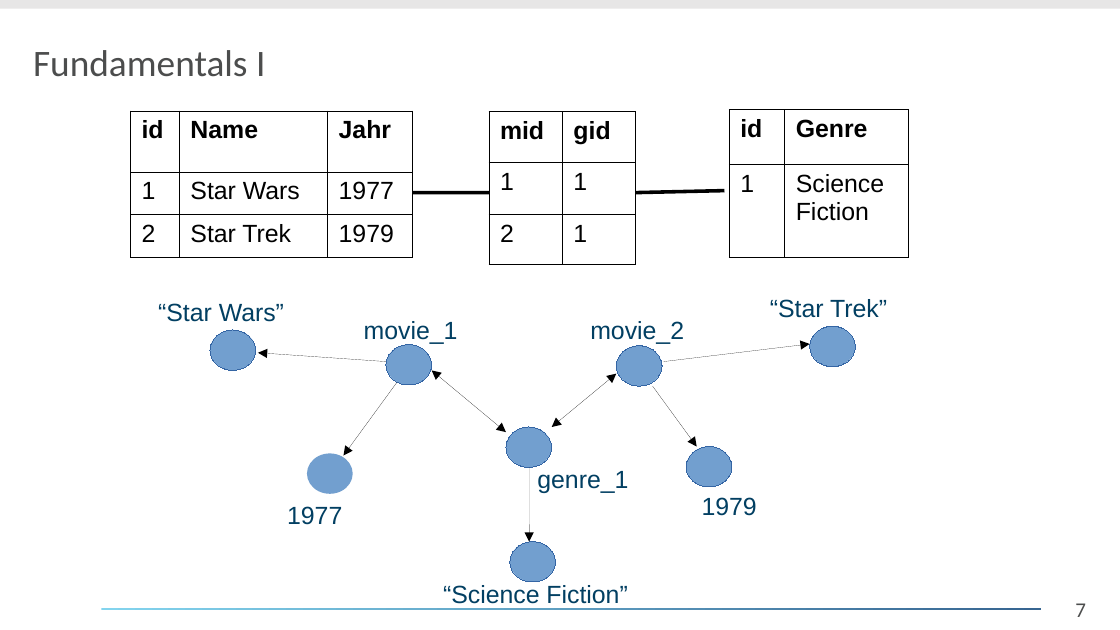
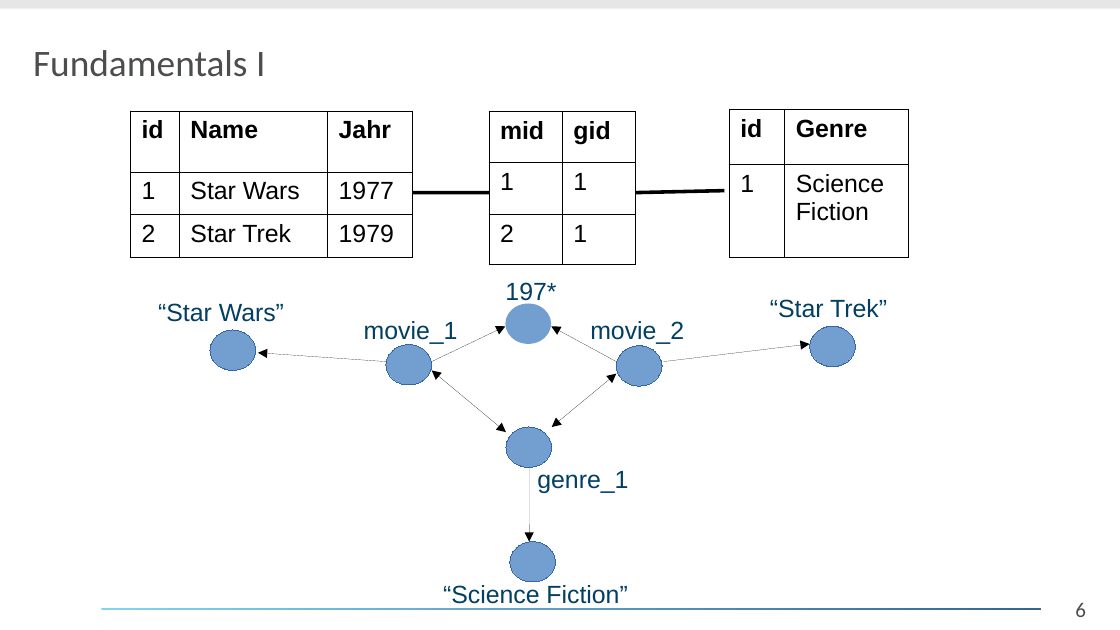
Before and after one commit to daelmo/DB2GraphGenerator, a slide deck: slide 6 of presentation/Analyse_eines_Forschungsthemas.odp (slide 7 before the commit). Drawn at 1120x630 pixels with LibreOffice and Linux fonts; fonts in the diff are those of the drawing; background and template pictures are left out. Boxes give left, top, right and bottom in pixels: in the first picture for what was removed or moved away, otherwise in the second. Text is boxed around its words. In the diff, an @@ line names an element or a change of style, - is before the commit and + after.

```diff
--- a/presentation/Analyse_eines_Forschungsthemas.odp
+++ b/presentation/Analyse_eines_Forschungsthemas.odp
@@ text added at (505, 282, 556, 306), 16 pt, text #023F62 @@
+197*
@@ arrow added from (431, 362) to (505, 326), #000000 0 pt @@
@@ ellipse: place and size @@
-ellipse at (307, 454, 353, 494)
+ellipse at (505, 304, 551, 344)
@@ arrow moved from (653, 386) - (697, 447) to (616, 362) - (551, 326) @@
@@ arrow removed from (396, 382) to (344, 456) @@
@@ ellipse removed at (687, 447, 732, 487) @@
@@ text removed at (287, 506, 342, 525) @@
-1977
@@ text removed at (702, 497, 757, 516) @@
-1979
@@ page number at (1075, 603, 1086, 617): text changed @@
-7
+6
```
Also in this commit, not shown: 13 other slides changed, 1 slide added, 6 slides removed.
